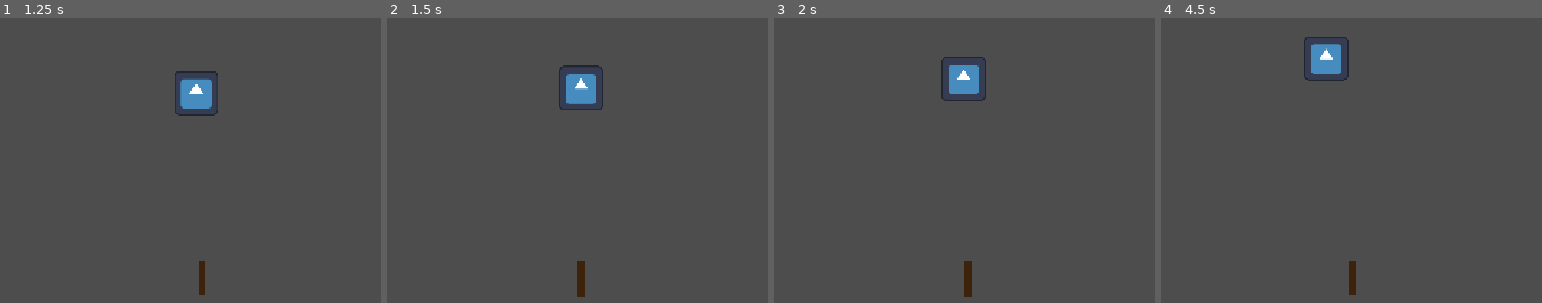
Above: before the commit, frames 1-4 (left to right).
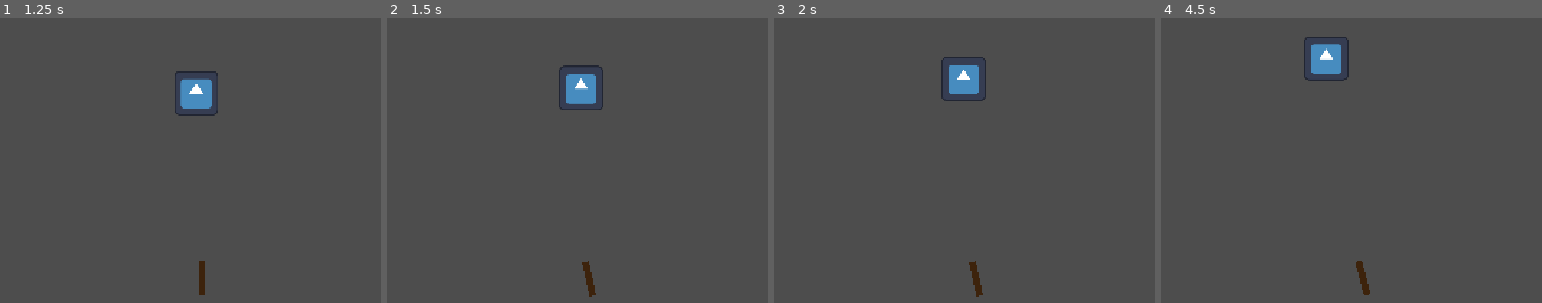
Above: after the commit, the same moments.

Repository: Xwilarg/StickAndBees
Game: Godot game, scene res://scenes/main.tscn
The game is run twice, just before and just after one commit, with the same random seed, the same clock (stepped at 60 frames per second) and the same inputs. The engine's default icon, where the game draws it, is replaced by a stand-in: a white triangle on a blue panel in a dark square.
Inputs (mouse positions are in pixels of both pictures, inside the frame that each line leads up to):
- Up to frame 1 (1.25 s): tap Enter at 0.5 s; move the mouse to (247, 103) at 0.52 s; click (247, 103) at 0.6 s
- Up to frame 2 (1.5 s): move the mouse to (550, 106) at 1.27 s; click (550, 106) at 1.35 s
- Up to frame 3 (2 s): no input
- Up to frame 4 (4.5 s): move the mouse to (1381, 97) at 2.02 s; click (1381, 97) at 2.1 s; move the mouse to (1351, 112) at 2.77 s; click (1351, 112) at 2.85 s; move the mouse to (1423, 109) at 3.52 s; click (1423, 109) at 3.6 s; move the mouse to (1301, 100) at 4.27 s; click (1301, 100) at 4.35 s

Frame 1 is identical in both runs. In frame 2, 0.4% of the frame differs, in the area x 49-55%, y 85-98%; in frame 3, 0.4%; in frame 4, 0.4%.

Commit message:
Improve stick movements

Diff:
--- a/scripts/controller/bee.gd
+++ b/scripts/controller/bee.gd
@@ -9,7 +9,6 @@
 
 	timer -= delta
 	if timer <= 0:
-		print("change dir")
 		dir = Vector2(randf_range(-1.0, 1.0), randf_range(-1.0, 1.0)).normalized()
 		timer = randf_range(.75, 1.5)
 
--- a/scripts/controller/shop_controller.gd
+++ /dev/null
@@ -1,5 +0,0 @@
-extends Node2D
-
-func _ready():
-	$CanvasLayer/DeviationHint.text = "Total deviation: " + str(PersistentData.total_deviation)
-	$CanvasLayer/MoneyHint.text = "Money: " + str(PersistentData.money)
--- a/scripts/controller/stick.gd
+++ b/scripts/controller/stick.gd
@@ -3,6 +3,8 @@
 @export var camera: Camera2D
 
 var deviation_x: int
+
+const deg_to_rad = 0.01745
 
 func _process(delta: float) -> void:
 	if position.y < -5000:
@@ -15,5 +17,8 @@
 	if event is InputEventMouseMotion:
 		var delta: Vector2 = event.relative
 		delta.y = clampf(delta.y, - PersistentData.max_speed_y,  PersistentData.max_speed_y)
+		rotate(delta.x * deg_to_rad * .1)
 		deviation_x += abs(roundi(delta.x))
-		position += delta
+		position += (Vector2.DOWN * cos(rotation) + Vector2.LEFT * sin(rotation)) * delta.y
+		if abs(rotation) > 1:
+			print("dead")
Not shown, removed: scripts/controller/shop_controller.gd.uid
